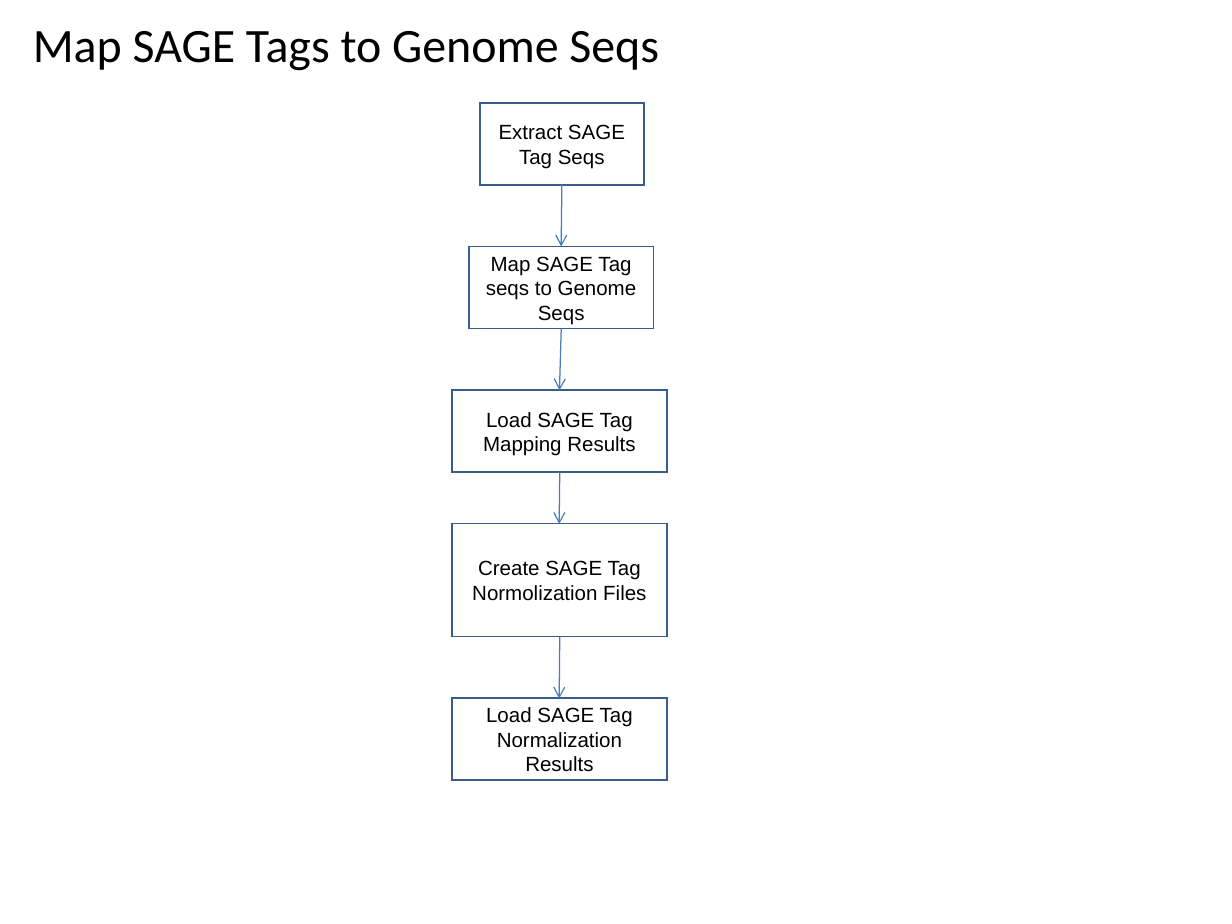
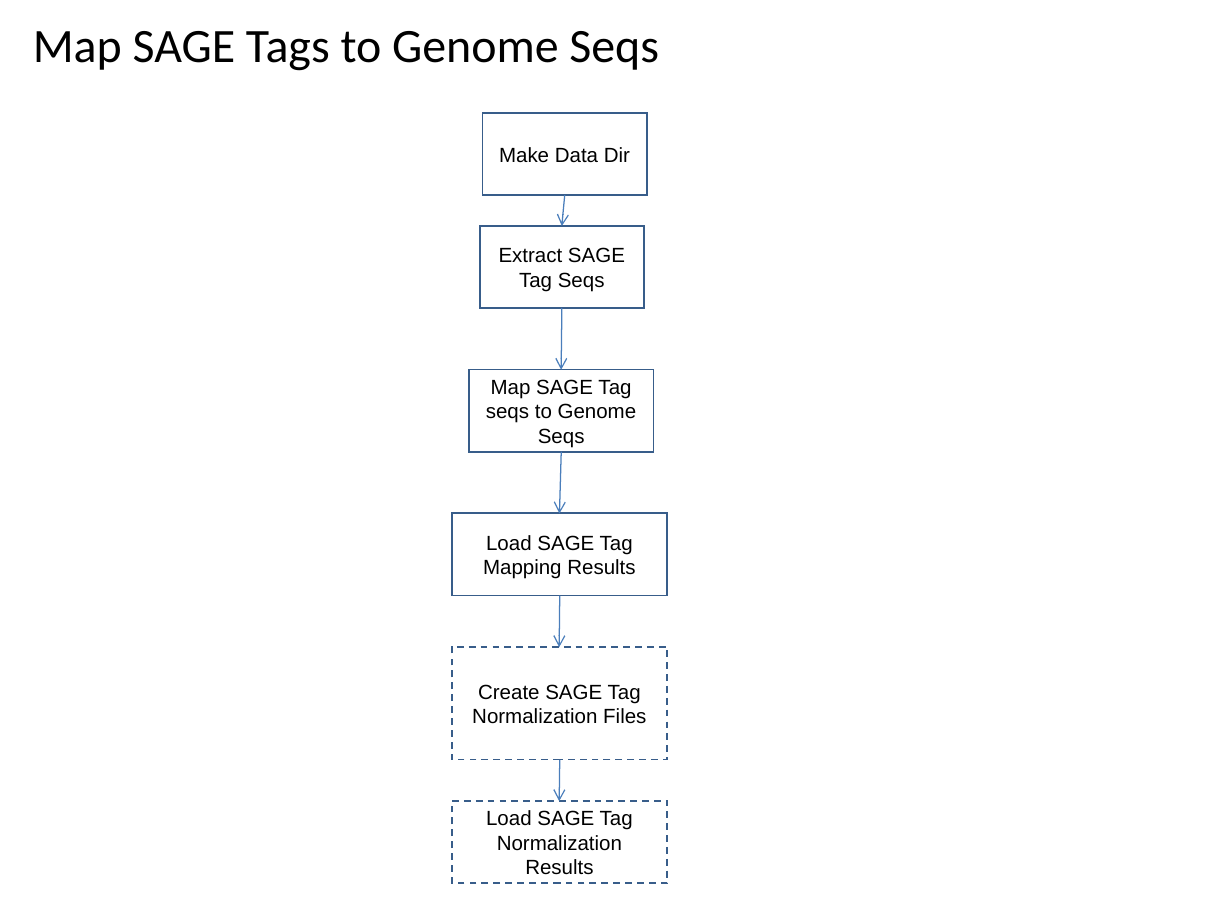
Before and after one commit to VEuPathDB/ApiCommonWorkflow, a slide deck: slide 34 of Main/doc/IntegratedWorkflow.ppt. Drawn at 1232x924 pixels with LibreOffice and Linux fonts; fonts in the diff are those of the drawing. Boxes give left, top, right and bottom in pixels: in the first picture for what was removed or moved away, otherwise in the second. Text is boxed around its words. In the diff, an @@ line names an element or a change of style, - is before the commit and + after.

```diff
--- a/Main/doc/IntegratedWorkflow.ppt
+++ b/Main/doc/IntegratedWorkflow.ppt
@@ rectangle added at [483, 113, 647, 196], fill #FFFFFF, outline #385D8A 0.99 pt, 12 pt, text #000000 @@
+Make Data Dir
@@ arrow moved from (562, 185) - (561, 246) to (564, 195) - (562, 225) @@
@@ arrow moved from (562, 329) - (559, 391) to (562, 308) - (561, 370) @@
@@ arrow moved from (559, 473) - (559, 524) to (562, 452) - (559, 514) @@
@@ arrow moved from (559, 637) - (559, 699) to (559, 596) - (559, 647) @@
@@ rectangle "Create SAGE Tag Normalization Files" at [452, 647, 668, 760]: outline #385D8A 0.99 pt to #385D8A 0.99 pt dashed @@
@@ 4 rectangles: place and size @@
-4 rectangles at [452, 102, 668, 637]
+4 rectangles at [452, 225, 668, 760]
@@ text in rectangle at [472, 684, 646, 724]: text changed @@
-Create SAGE Tag Normolization Files
+Create SAGE Tag Normalization Files
@@ arrow added from (559, 760) to (559, 801), #4A7EBB 0.74 pt @@
@@ rectangle "Load SAGE Tag Normalization Results": place and size @@
-rectangle "Load SAGE Tag Normalization Results" at [452, 699, 668, 781]
+rectangle "Load SAGE Tag Normalization Results" at [452, 801, 668, 883]
@@ rectangle "Load SAGE Tag Normalization Results" at [452, 801, 668, 883]: outline #385D8A 0.99 pt to #385D8A 0.99 pt dashed @@
```
Also in this commit, not shown: 10 other slides changed.
